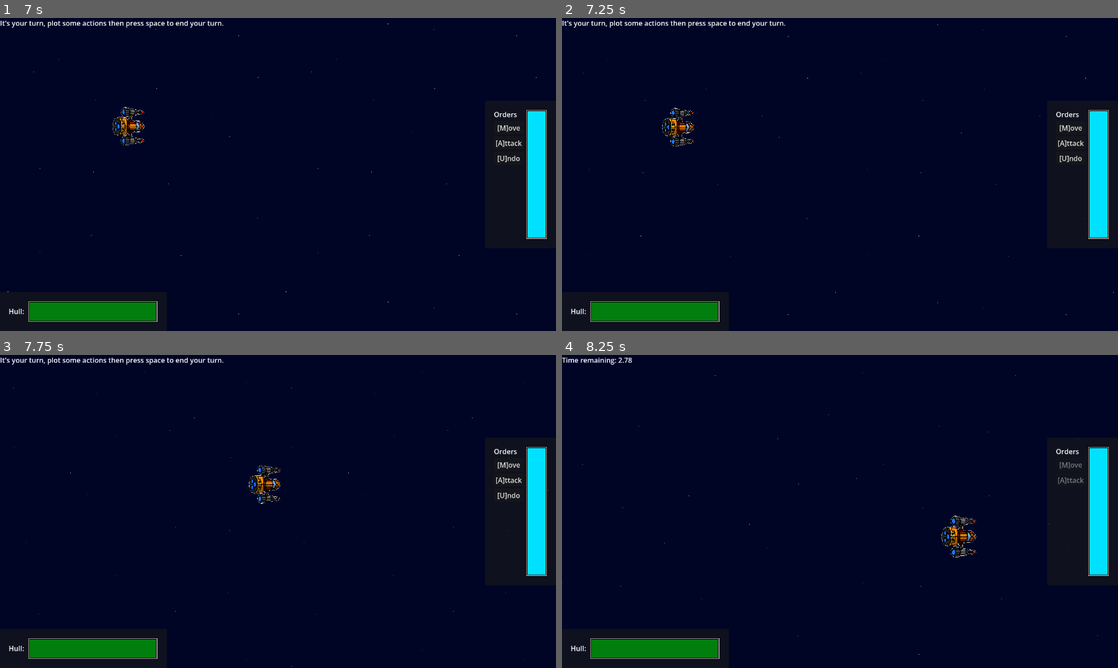
Above: before the commit, frames 1-4 (two rows, left to right).
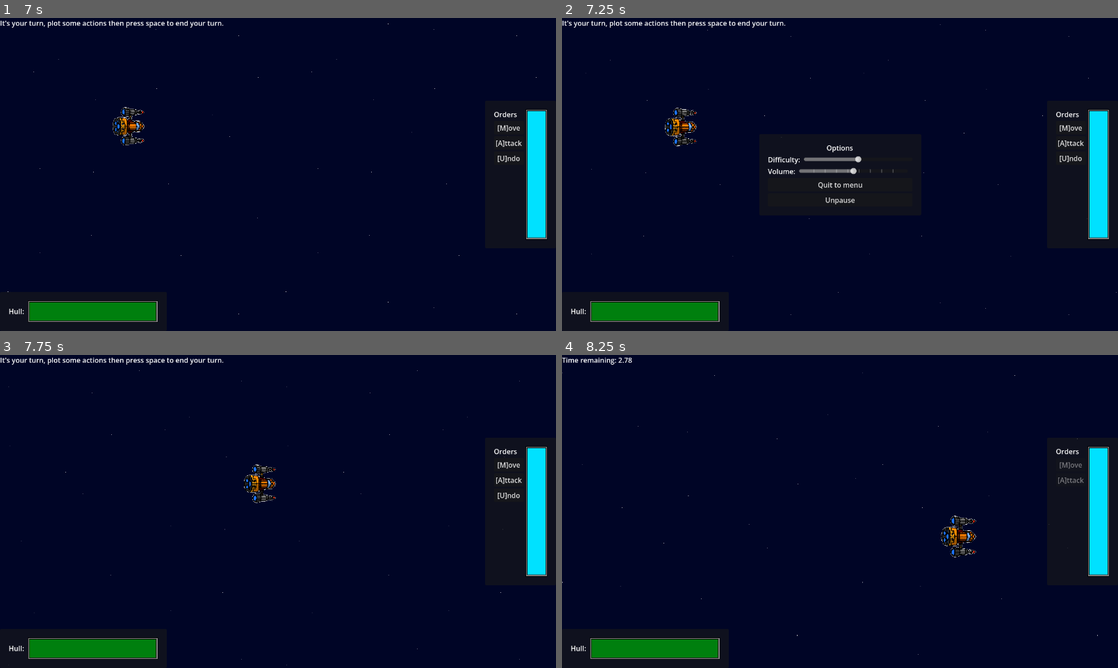
Above: after the commit, the same moments.

Repository: Sadathy/Wild-Jam-93
Game: Godot game, scene res://Scenes/main.tscn
Two runs of this game, one before a commit and one after it. Both use one fixed random seed, a clock stepped at 60 frames per second and the inputs below.
Inputs (mouse positions are in pixels of both pictures, inside the frame that each line leads up to):
- Up to frame 1 (7 s): click "Options" at 0.5 s; click "Return" at 1.25 s; click "Start" at 2 s; click "[M]ove" at 2.75 s; tap Enter (ui_accept) at 3.5, 3.77, 4.52, 6.02, 6.77 s; move the mouse to (400, 158) at 3.52 s; hold Right (ui_right) 3.53-5.03 s; tap Space (next_turn) at 3.6 s; move the mouse to (166, 190) at 4.27 s; click (166, 190) at 4.35 s; move the mouse to (333, 105) at 5.02 s; hold Left (ui_left) 5.03-5.78 s; tap A (plot_attack) at 5.1 s; move the mouse to (250, 237) at 5.77 s; hold Right (ui_right) from 5.78 s (still down); tap M (plot_move) at 5.85 s; move the mouse to (444, 221) at 6.52 s; tap U (plot_undo) at 6.6 s
- Up to frame 2 (7.25 s): keep holding Right (ui_right); tap Tab (pause, bound only after the commit) at 7.15 s
- Up to frame 3 (7.75 s): release Right (ui_right) at 7.25 s; click (278, 536) at 7.25 s, where only the run after the commit has a clickable "Unpause"
- Up to frame 4 (8.25 s): tap Space (next_turn) at 8 s; move the mouse to (673, 464) at 8.02 s; hold Left (ui_left) from 8.03 s (still down); tap Mouse wheel up (zoom_in) at 8.1 s

Frame 1 is identical in both runs. In frame 2, 1.0% of the frame differs, in the area x 3-100%, y 2-95%; in frame 3, 0.5%; in frame 4, 0.3%.

Commit message:
Pause functionality
Added a pause menu (tab) from which one can alter difficulty / volume, or quit back to main menu

Diff:
--- a/wild-jam-93-project/Scenes/player_ship.tscn
+++ b/wild-jam-93-project/Scenes/player_ship.tscn
@@ -28,6 +28,7 @@
 [ext_resource type="Script" uid="uid://pmfulsr2mpri" path="res://Scripts/States/state_attack_plot.gd" id="20_8ex22"]
 [ext_resource type="Script" uid="uid://dya43nchqukwk" path="res://Scripts/States/state_move.gd" id="20_t3c3c"]
 [ext_resource type="Script" uid="uid://chhneilu66148" path="res://Scripts/States/state_attack.gd" id="21_etcwo"]
+[ext_resource type="Script" uid="uid://bm5ifmeq5sakr" path="res://Scenes/state_browsing.gd" id="25_mj8rx"]
 
 [sub_resource type="ShaderMaterial" id="ShaderMaterial_u2fco"]
 resource_local_to_scene = true
@@ -144,6 +145,83 @@
 texture_under = ExtResource("5_bp4n6")
 texture_over = ExtResource("6_q2j26")
 texture_progress = ExtResource("7_lxxy7")
+
+[node name="MenuPause" type="PanelContainer" parent="CanvasLayer/Control" unique_id=738897680]
+unique_name_in_owner = true
+visible = false
+layout_mode = 1
+anchors_preset = 8
+anchor_left = 0.5
+anchor_top = 0.5
+anchor_right = 0.5
+anchor_bottom = 0.5
+offset_left = -20.0
+offset_top = -20.0
+offset_right = 20.0
+offset_bottom = 20.0
+grow_horizontal = 2
+grow_vertical = 2
+
+[node name="MarginContainer" type="MarginContainer" parent="CanvasLayer/Control/MenuPause" unique_id=620185535]
+layout_mode = 2
+theme_override_constants/margin_left = 20
+theme_override_constants/margin_top = 20
+theme_override_constants/margin_right = 20
+theme_override_constants/margin_bottom = 20
+
+[node name="VBoxContainer" type="VBoxContainer" parent="CanvasLayer/Control/MenuPause/MarginContainer" unique_id=1840624363]
+layout_mode = 2
+
+[node name="Label" type="Label" parent="CanvasLayer/Control/MenuPause/MarginContainer/VBoxContainer" unique_id=1619478060]
+layout_mode = 2
+text = "Options"
+horizontal_alignment = 1
+
+[node name="HBoxContainer" type="HBoxContainer" parent="CanvasLayer/Control/MenuPause/MarginContainer/VBoxContainer" unique_id=1970233406]
+layout_mode = 2
+
+[node name="Label" type="Label" parent="CanvasLayer/Control/MenuPause/MarginContainer/VBoxContainer/HBoxContainer" unique_id=128018862]
+layout_mode = 2
+text = "Difficulty: "
+
+[node name="DifficultySlider" type="HSlider" parent="CanvasLayer/Control/MenuPause/MarginContainer/VBoxContainer/HBoxContainer" unique_id=1611862618]
+unique_name_in_owner = true
+custom_minimum_size = Vector2(250, 0)
+layout_mode = 2
+size_flags_vertical = 1
+min_value = 1.0
+max_value = 3.0
+value = 1.0
+scrollable = false
+tick_count = 3
+ticks_position = 3
+
+[node name="HBoxContainer2" type="HBoxContainer" parent="CanvasLayer/Control/MenuPause/MarginContainer/VBoxContainer" unique_id=312453072]
+layout_mode = 2
+
+[node name="Label" type="Label" parent="CanvasLayer/Control/MenuPause/MarginContainer/VBoxContainer/HBoxContainer2" unique_id=825554607]
+layout_mode = 2
+text = "Volume: "
+
+[node name="VolumeSlider" type="HSlider" parent="CanvasLayer/Control/MenuPause/MarginContainer/VBoxContainer/HBoxContainer2" unique_id=2100265475]
+unique_name_in_owner = true
+custom_minimum_size = Vector2(250, 0)
+layout_mode = 2
+size_flags_vertical = 1
+step = 5.0
+scrollable = false
+tick_count = 10
+ticks_position = 3
+
+[node name="ButtonQuitRun" type="Button" parent="CanvasLayer/Control/MenuPause/MarginContainer/VBoxContainer" unique_id=1429277347]
+unique_name_in_owner = true
+layout_mode = 2
+text = "Quit to menu"
+
+[node name="ButtonUnpause" type="Button" parent="CanvasLayer/Control/MenuPause/MarginContainer/VBoxContainer" unique_id=624127512]
+unique_name_in_owner = true
+layout_mode = 2
+text = "Unpause"
 
 [node name="MenuGame" type="PanelContainer" parent="CanvasLayer/Control" unique_id=276890437]
 unique_name_in_owner = true
@@ -286,6 +364,10 @@
 script = ExtResource("17_opdlr")
 CONTROLLER = NodePath("..")
 
+[node name="StateBrowsing" type="Node2D" parent="SuperStateController/SuperStateMenu" unique_id=1162615142 node_paths=PackedStringArray("CONTROLLER")]
+script = ExtResource("25_mj8rx")
+CONTROLLER = NodePath("..")
+
 [node name="SuperStateExecuting" type="Node2D" parent="SuperStateController" unique_id=1507986648 node_paths=PackedStringArray("DEFAULT_STATE", "SUPER_STATE_PLOTTING", "SUPER_STATE_MENU", "STATE_NO_ORDERS", "STATE_ATTACK", "STATE_MOVE", "CONTROLLER")]
 script = ExtResource("16_ykbcd")
 DEFAULT_STATE = NodePath("StateNoOrders")
--- /dev/null
+++ b/wild-jam-93-project/Scenes/state_browsing.gd
@@ -0,0 +1,9 @@
+extends State
+
+@onready var player_ship: CharacterBody2D = $"../../.."
+@onready var menu_game: PanelContainer = %MenuGame
+
+
+func on_enter(_entry_data: Dictionary = {}) -> void:
+	menu_game.show()
+	Global.turn_timer -= Global.DEFAULT_TURN_DURATION
--- a/wild-jam-93-project/Scripts/Global.gd
+++ b/wild-jam-93-project/Scripts/Global.gd
@@ -14,6 +14,7 @@
 var player_turn: bool = true
 var turn_timer: float = 0.0
 var turn_count = 0
+var paused = false
 
 # Keep track of what level we're on
 var level: Node2D = null
@@ -22,8 +23,8 @@
 var main_menu = null
 
 func _process(delta: float) -> void:
-	# Only do turn processing if we are in a level
-	if level == null:
+	# Only do turn processing if we are in a level and we are not paused
+	if level == null or paused:
 		return
 
 	if Input.is_action_just_pressed("next_turn") and player_turn == true:
@@ -61,3 +62,7 @@
 	var new_level_instance = LEVEL.instantiate()
 	level = new_level_instance
 	get_tree().get_root().add_child(new_level_instance)
+
+func on_press_pause() -> void:
+	paused = !paused
+	print("Paused: ", paused)
--- a/wild-jam-93-project/Scripts/Interactables/asteroid.gd
+++ b/wild-jam-93-project/Scripts/Interactables/asteroid.gd
@@ -44,7 +44,7 @@
 
 func _physics_process(delta: float) -> void:
 	# Only process physics for this outside of the player turn
-	if Global.player_turn == true:
+	if Global.player_turn == true or Global.paused == true:
 		return
 
 	# Move based on our speed towards out target point
--- a/wild-jam-93-project/Scripts/Interactables/enemy_laser.gd
+++ b/wild-jam-93-project/Scripts/Interactables/enemy_laser.gd
@@ -35,7 +35,7 @@
 
 func _physics_process(delta: float) -> void:
 	# Only process physics for this outside of the player turn
-	if Global.player_turn == true:
+	if Global.player_turn == true or Global.paused == true:
 		return
 
 	# Move based on our speed towards out target point
--- a/wild-jam-93-project/Scripts/Interactables/player_laser.gd
+++ b/wild-jam-93-project/Scripts/Interactables/player_laser.gd
@@ -35,7 +35,7 @@
 
 func _physics_process(delta: float) -> void:
 	# Only process physics for this outside of the player turn
-	if Global.player_turn == true:
+	if Global.player_turn == true or Global.paused == true:
 		return
 
 	# Move based on our speed towards out target point
--- a/wild-jam-93-project/Scripts/Order Machine/order_machine.gd
+++ b/wild-jam-93-project/Scripts/Order Machine/order_machine.gd
@@ -38,7 +38,7 @@
 
 # On physics process, calls the correct order for whichever executing_order_id we are on
 func _physics_process(delta: float) -> void:
-	if Global.player_turn == true or orders_complete == true:
+	if Global.player_turn == true or orders_complete == true or Global.paused == true:
 		return
 
 	# execute_order() returns true if the order was complete
--- a/wild-jam-93-project/Scripts/Player/camera.gd
+++ b/wild-jam-93-project/Scripts/Player/camera.gd
@@ -22,6 +22,8 @@
 
 # Scroll mouse when the wheel is scrolled
 func _process(delta: float ) -> void:
+	if Global.paused == true:
+		return
 	if Input.is_action_just_pressed("zoom_in"):
 		zoom_target += inc_zoom
 	if Input.is_action_just_pressed("zoom_out"):
--- a/wild-jam-93-project/Scripts/Player/player_ship.gd
+++ b/wild-jam-93-project/Scripts/Player/player_ship.gd
@@ -8,6 +8,12 @@
 @onready var bar_health: TextureProgressBar = %BarHealth
 @onready var button_retry: Button = %ButtonRetry
 @onready var button_main_menu: Button = %ButtonMainMenu
+@onready var menu_pause: PanelContainer = %MenuPause
+@onready var difficulty_slider: HSlider = %DifficultySlider
+@onready var volume_slider: HSlider = %VolumeSlider
+@onready var button_quit_run: Button = %ButtonQuitRun
+@onready var button_unpause: Button = %ButtonUnpause
+
 
 var plot_cooldown = 0
 
@@ -21,6 +27,7 @@
 var immune: bool = false
 
 signal player_died
+signal pause
 
 func _ready() -> void:
 	max_hp = DEFAULT_MAX_HP
@@ -32,6 +39,32 @@
 	button_retry.pressed.connect(Global.pressed_retry)
 	button_main_menu.pressed.connect(Global.pressed_main_menu)
 	sprite_art.finished.connect(on_damage_flash_end)
+
+	button_quit_run.pressed.connect(Global.pressed_main_menu)
+	button_unpause.pressed.connect(on_pressed_pause)
+
+	difficulty_slider.drag_ended.connect(difficulty_changed)
+	volume_slider.drag_ended.connect(volume_changed)
+
+	difficulty_slider.value = Global.difficulty
+	volume_slider.value = Global.volume
+
+func _process(_delta: float) -> void:
+	if Input.is_action_just_pressed("pause"):
+		on_pressed_pause()
+
+func on_pressed_pause() -> void:
+	if Global.paused == true:
+		menu_pause.hide()
+	else:
+		menu_pause.show()
+	pause.emit()
+
+func difficulty_changed(value: float) -> void:
+	Global.difficulty = value
+
+func volume_changed(value: float) -> void:
+	Global.volume = value
 
 func look_at_interpolated(t_pos : Vector2, weight : float = 0.1):
 	sprite.rotation = lerpf(sprite.rotation, sprite.rotation + sprite.get_angle_to(t_pos) - (PI*0.5), weight)
@@ -46,6 +79,8 @@
 		print("player found to be immune")
 		return false
 	if incoming_damage >= hp:
+		hp = 0
+		bar_health.value = 0
 		alive = false
 		player_died.emit()
 		return true
--- a/wild-jam-93-project/Scripts/States/super_state_executing.gd
+++ b/wild-jam-93-project/Scripts/States/super_state_executing.gd
@@ -33,12 +33,16 @@
 }
 
 func on_physics(delta: float) -> void:
+	if Global.paused == true:
+		return
 	if player_ship.hp <= 0:
 		CONTROLLER.change_super_state(SUPER_STATE_MENU, {"dead": true})
 		return
 	current_state.on_physics(delta)
 
 func on_process(delta: float) -> void:
+	if Global.paused == true:
+		return
 	current_state.on_process(delta)
 
 func on_input(event: InputEvent) -> void:
--- a/wild-jam-93-project/Scripts/States/super_state_menu.gd
+++ b/wild-jam-93-project/Scripts/States/super_state_menu.gd
@@ -2,6 +2,8 @@
 
 @export var DEFAULT_STATE: State = null
 @export var STATE_DEAD: State = null
+
+@onready var player_ship: CharacterBody2D = $"../.."
 
 var current_state: State = null
 var previous_state: State = null
--- a/wild-jam-93-project/Scripts/level.gd
+++ b/wild-jam-93-project/Scripts/level.gd
@@ -21,6 +21,7 @@
 	player_ship = SHIP.instantiate()
 	player_ship.position = Vector2.ZERO
 	add_child(player_ship)
+	player_ship.pause.connect(on_press_pause)
 
 	var p_tl = Vector2(min_x, max_y)
 	var p_tr = Vector2(max_x, max_y)
@@ -35,6 +36,7 @@
 							preload("res://Assets/Audio/Nova_BATTLE_temp.ogg"))
 
 	Global.turn_started.connect(on_new_turn)
+	Global.paused = false
 
 func on_new_turn() -> void:
 	var asteroid_count = Global.difficulty + randi_range(-2, 1)
@@ -85,3 +87,6 @@
 	if edge_roll == 3: v.x = min_y
 	if edge_roll == 4: v.x = max_y
 	return v
+
+func on_press_pause() -> void:
+	Global.on_press_pause()
--- a/wild-jam-93-project/project.godot
+++ b/wild-jam-93-project/project.godot
@@ -81,6 +81,11 @@
 "events": [Object(InputEventKey,"resource_local_to_scene":false,"resource_name":"","device":-1,"window_id":0,"alt_press …(192 unchanged characters)…
 ]
 }
+pause={
+"deadzone": 0.2,
+"events": [Object(InputEventKey,"resource_local_to_scene":false,"resource_name":"","device":-1,"window_id":0,"alt_pressed":false,"shift_pressed":false,"ctrl_pressed":false,"meta_pressed":false,"pressed":false,"keycode":0,"physical_keycode":4194306,"key_label":0,"unicode":0,"location":0,"echo":false,"script":null)
+]
+}
 
 [physics]
 
Not shown, added: wild-jam-93-project/Scenes/state_browsing.gd.uid
